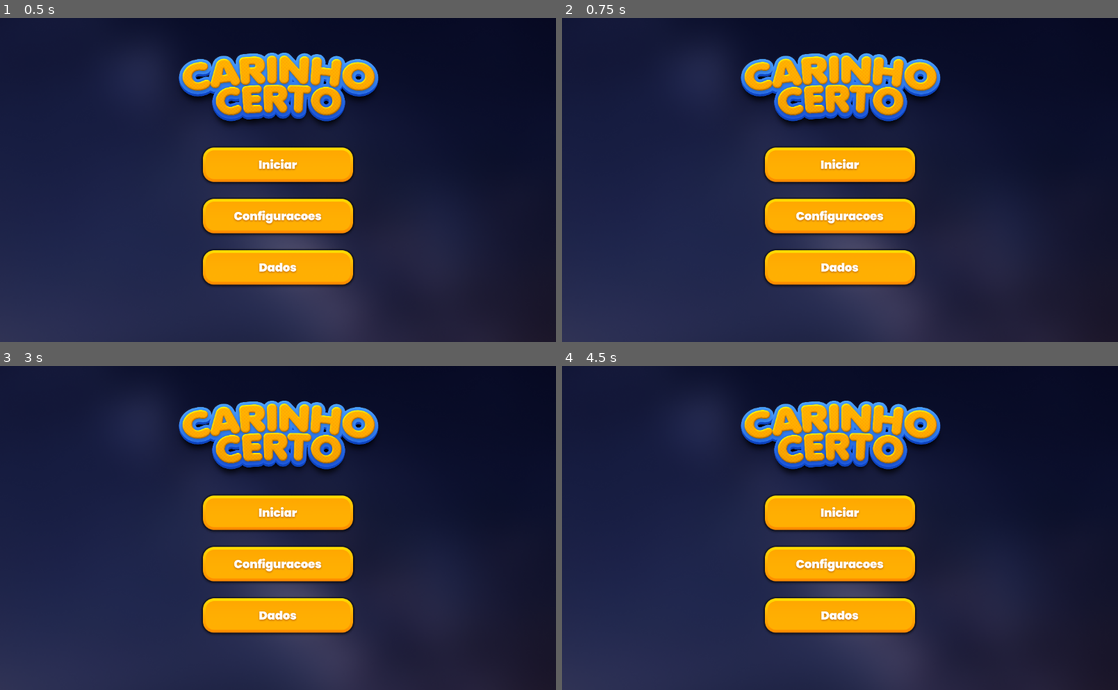
Above: before the commit, frames 1-4 (two rows, left to right).
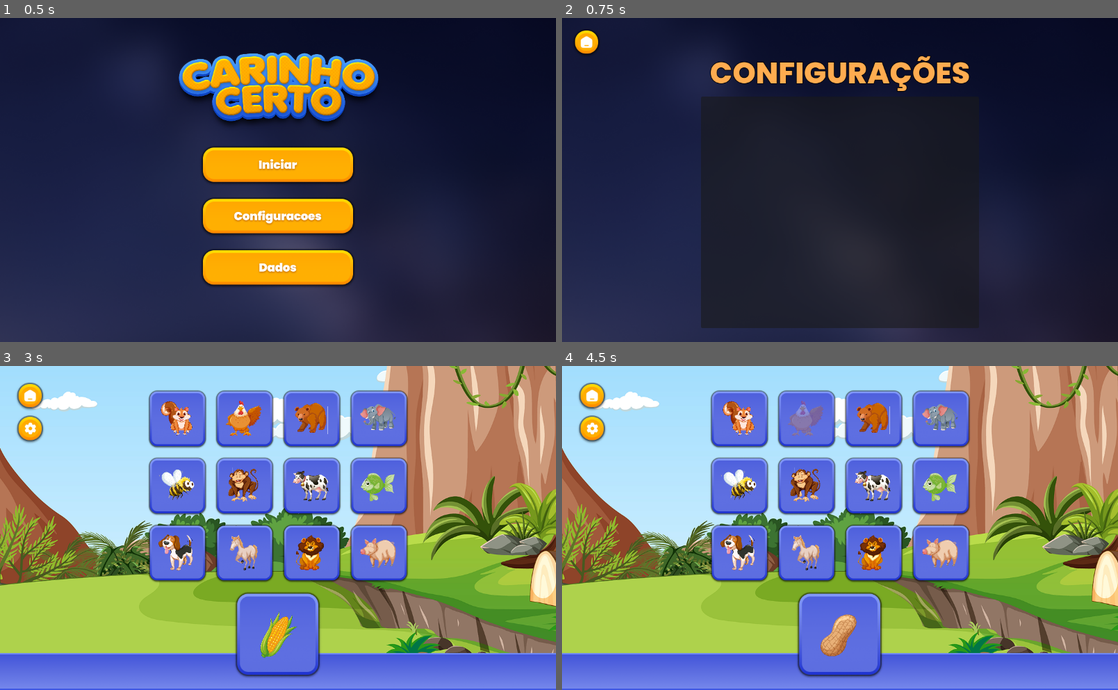
Above: after the commit, the same moments.

Repository: Tapa-Certo/TapaCerto
Game: Godot game, scene res://scenes/main.tscn
Same seed, same stepped clock (60 frames per second), same inputs: the game is played once before the commit and once after it.
Inputs (mouse positions are in pixels of both pictures, inside the frame that each line leads up to):
- Up to frame 1 (0.5 s): no input
- Up to frame 2 (0.75 s): click (840, 215) at 0.5 s
- Up to frame 3 (3 s): click (22, 391) at 1.27 s; click (278, 615) at 2 s; click (278, 515) at 2.75 s
- Up to frame 4 (4.5 s): click (739, 417) at 3.52 s; click (806, 417) at 4.27 s

Frame 1 is identical in both runs. In frame 2, 29% of the frame differs, in the area x 2-75%, y 3-96%; in frame 3, 100%; in frame 4, 100%, in the area x 0-100%, y 0-100%.
Error before the commit: Invalid access to property or key 'is_paused' on a base object of type 'Node (globals.gd)'. (res://scripts/hint_manager.gd:16)
Error after the commit: Invalid access to property or key 'Tempo Total de Jogo (ms)' on a base object of type 'Dictionary'. (res://scripts/data_collector/logger.gd:98)

Commit message:
new signals and callables in globals

Diff:
--- a/scripts/globals.gd
+++ b/scripts/globals.gd
@@ -1,34 +1,40 @@
 extends Node
 
+signal game_started
+signal game_reset
+signal game_paused
+signal game_resumed
+signal level_completed
+
+
 const SAVE_PATH = "user://settings.save"
 
-var master_volume: float = 1.0
-var music_volume: float = 1.0
-var sfx_volume: float = 1.0
-
-var shuffle_grid: bool = false
-var show_hints: bool = true
-var enable_sound: bool = true
-
-#facil, normal, dificil
-var difficulty_level: String = "facil"
-#"Parear" ou "Associar"
-var game_mode: String = "Associar"
-
-const HIGHLIGHT_COLOR = Color(1, 1, 1)  # Verde claro
-const SHAKE_INTENSITY = 8.0
-const SHAKE_DURATION = 0.4
-
+var master_volume: 	float = 1.0
+var music_volume: 	float = 1.0
+var sfx_volume: 	float = 1.0
+
+var shuffle_grid: 	bool = false
+var show_hints: 	bool = true
+var enable_sound: 	bool = true
+
+
+var difficulty_level: 	String = "facil" #facil, normal, dificil
+var game_mode: 			String = "Associar" #"Parear" ou "Associar"
+
+const HIGHLIGHT_COLOR:	Color	= Color(1, 1, 1)  # Verde claro
+const SHAKE_INTENSITY: 	float 	= 8.0
+const SHAKE_DURATION: 	float 	= 0.4
 
 var items_oppacity: Color = Color(1, 1, 1, 0.3) #0.0 item some #0.3 item transparente #1 item aparente normalmente #DEIXAR UMA MAX DE ATE 0.5
 var item_size: Vector2 = Vector2(100,100) #LEMBRAR QUE ABAIXO DE 75 ELE DESCENTRALIZA E ACIMA DE 100 TABMEM
 
-var max_rows = 4
-var max_columns = 4
-
-var current_rows = 3
-var current_columns = 4
-
+var max_rows: 	 int = 4
+var max_columns: int = 4
+var current_rows: 	 int  = 3
+var current_columns: int  = 4
+
+var is_paused: 	bool = false
+var in_game: 	bool = false
 
 var item_to_animal: Dictionary = {
 	"banana": "macaco",
@@ -122,10 +128,10 @@
 	]
 
 #Criar logica para que ao mudar a dificuldade as outras configuracoes mudem automaticamente
-func _ready():
+func _ready() -> void:
 	load_settings()
 
-func save_settings():
+func save_settings() -> void:
 	var settings = {
 		"master_volume": master_volume,
 		"music_volume": music_volume,
@@ -139,7 +145,7 @@
 	var json_string = JSON.stringify(settings)
 	file.store_string(json_string)
 
-func load_settings():
+func load_settings() -> void:
 	if not FileAccess.file_exists(SAVE_PATH):
 		return
 
@@ -155,7 +161,7 @@
 		show_hints = settings.get("show_hints", true)
 		difficulty_level = settings.get("difficulty_level", "facil")
 
-func set_master_volume(value: float):
+func set_master_volume(value: float) -> void:
 	master_volume = value
 	AudioServer.set_bus_volume_db(
 		AudioServer.get_bus_index("Master"),
@@ -163,71 +169,61 @@
 	)
 	save_settings()
 
-func set_music_volume(value: float):
+func set_music_volume(value: float) -> void:
 	music_volume = value
 	#FAZER LOGICA PARA ATUALIZAR VOLUME
 	save_settings()
 
-func set_sfx_volume(value: float):
+func set_sfx_volume(value: float) -> void:
 	sfx_volume = value
 	#FAZER LOGICA PARA ATUALIZAR VOLUME
 	save_settings()
 
 
-"""
-var animal_to_fruit: Dictionary = {
-	"macaco": "banana",
-	"cavalo": "maca",
-	"elefante": "amendoim",
-	"girafa": "arvore",
-	"peixe": "aquario",
-	"leao": "carne",
-	"coelho": "cenoura",
-	"abelha": "flor",
-	"pinguim": "gelo",
-	"porco": "lama",
-	"vaca": "leite",
-	"urso": "mel",
-	"galinha": "milho",
-	"gato": "novelo",
-	"cachorro": "osso",
-	"esquilo": "noz"
-}
-
-var fruit_to_fruit: Dictionary = {
-	"banana": "banana",
-	"maca": "maca",
-	"amendoim": "amendoim",
-	"arvore": "arvore",
-	"aquario": "aquario",
-	"carne": "carne",
-	"cenoura": "cenoura",
-	"flor": "flor",
-	"gelo": "gelo",
-	"lama": "lama",
-	"leite": "leite",
-	"mel": "mel",
-	"milho": "milho",
-	"novelo": "novelo",
-	"osso": "osso",
-	"noz": "noz"
-}
-
-var animal_to_animal: Dictionary = {
-	"macaco": "macaco",
-	"cavalo": "cavalo",
-	"elefante": "elefante",
-	"girafa": "girafa",
-	"peixe": "peixe",
-	"leao": "leao",
-	"coelho": "coelho",
-	"abelha": "abelha",
-	"pinguim": "pinguim",
-	"porco": "porco",
-	"vaca": "vaca",
-	"urso": "urso",
-	"galinha": "galinha",
-	"gato": "gato",
-	"cachorro": "cachorro",
-	"esquilo": "esquilo"
-}"""
+func set_difficulty(new_difficulty: String) -> void:
+	difficulty_level = new_difficulty
+
+	match difficulty_level:
+		"facil":
+			current_rows = 3
+			current_columns = 4
+			show_hints = true
+		"normal":
+			current_rows = 4
+			current_columns = 5
+			show_hints = true
+		"dificil":
+			current_rows = 5
+			current_columns = 6
+			show_hints = false
+
+	save_settings()
+	emit_signal("difficulty_changed", new_difficulty)
+
+func set_game_mode(new_mode: String) -> void:
+	save_settings()
+	emit_signal("game_mode_changed", new_mode)
+
+func start_game() -> void:
+	in_game = true
+	print("game_started")
+	emit_signal("game_started")
+
+func reset_game() -> void:
+	in_game = false
+	print("game_reset")
+	emit_signal("game_reset")
+
+func pause_game() -> void:
+	is_paused = true
+	print("game_paused")
+	emit_signal("game_paused")
+
+func resume_game() -> void:
+	is_paused = false
+	print("game_resumed")
+	emit_signal("game_resumed")
+
+func complete_level() -> void:
+	print("level_completed")
+	emit_signal("level_completed")
